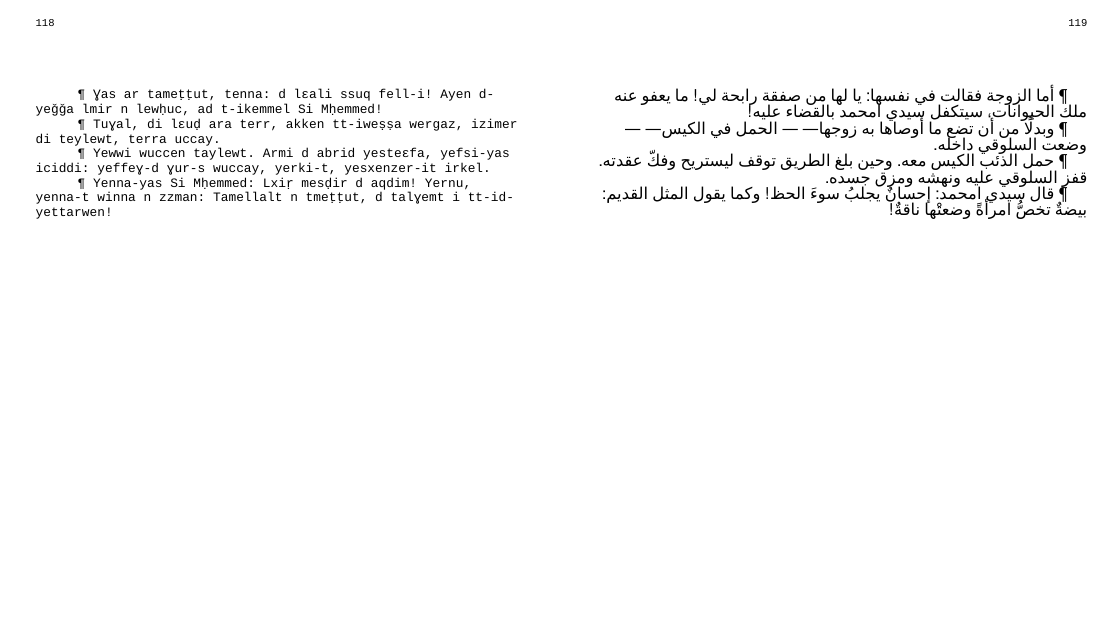
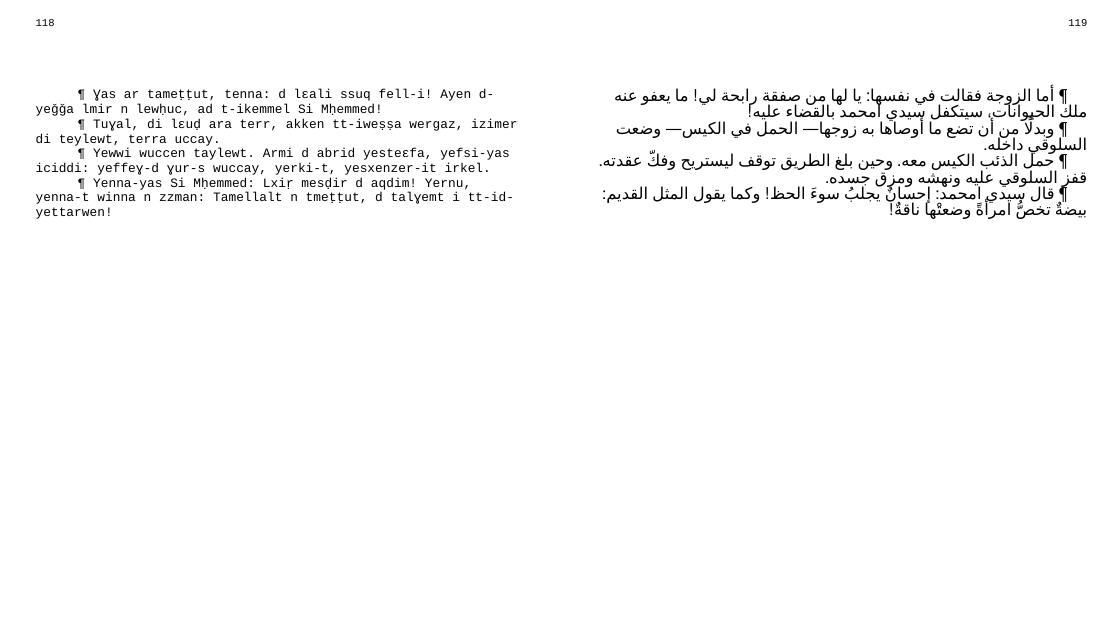
Before and after one commit to sferhah/tamacahut_n_wuccen, a slide deck: slide 56 of Uccen.ConsoleApp/Resources/pptx/uccen.arb.pptx. Drawn at 1120x630 pixels with LibreOffice and Linux fonts; fonts in the diff are those of the drawing. Boxes give left, top, right and bottom in pixels: in the first picture for what was removed or moved away, otherwise in the second. Text is boxed around its words. In the diff, an @@ line names an element or a change of style, - is before the commit and + after.

```diff
--- a/Uccen.ConsoleApp/Resources/pptx/uccen.arb.pptx
+++ b/Uccen.ConsoleApp/Resources/pptx/uccen.arb.pptx
@@ table at (27, 13, 1096, 607) @@
-row 3, column 3: ¶ أما الزوجة فقالت في نفسها: يا لها من صفقة رابحة لي! ما يعفو عنه ملك الحيوانات، سيتكفل سيدي امحمد بالقضاء عليه! / ¶ وبدلًا من أن تضع ما أوصاها به زوجها— — الحمل في الكيس— — وضعت السلوقي داخله. / ¶ حمل الذئب الكيس معه. وحين بلغ الطريق توقف ليستريح وفكّ عقدته. قفز السلوقي عليه ونهشه ومزق جسده. / ¶ قال سيدي امحمد: إحسانٌ يجلبُ سوءَ الحظ! وكما يقول المثل القديم: بيضةٌ تخصُّ امرأةً وضعتْها ناقةٌ!
+row 3, column 3: ¶ أما الزوجة فقالت في نفسها: يا لها من صفقة رابحة لي! ما يعفو عنه ملك الحيوانات، سيتكفل سيدي امحمد بالقضاء عليه! / ¶ وبدلًا من أن تضع ما أوصاها به زوجها— الحمل في الكيس— وضعت السلوقي داخله. / ¶ حمل الذئب الكيس معه. وحين بلغ الطريق توقف ليستريح وفكّ عقدته. قفز السلوقي عليه ونهشه ومزق جسده. / ¶ قال سيدي امحمد: إحسانٌ يجلبُ سوءَ الحظ! وكما يقول المثل القديم: بيضةٌ تخصُّ امرأةً وضعتْها ناقةٌ!
```
Also in this commit, not shown: 2 other slides changed, 3 other files.
